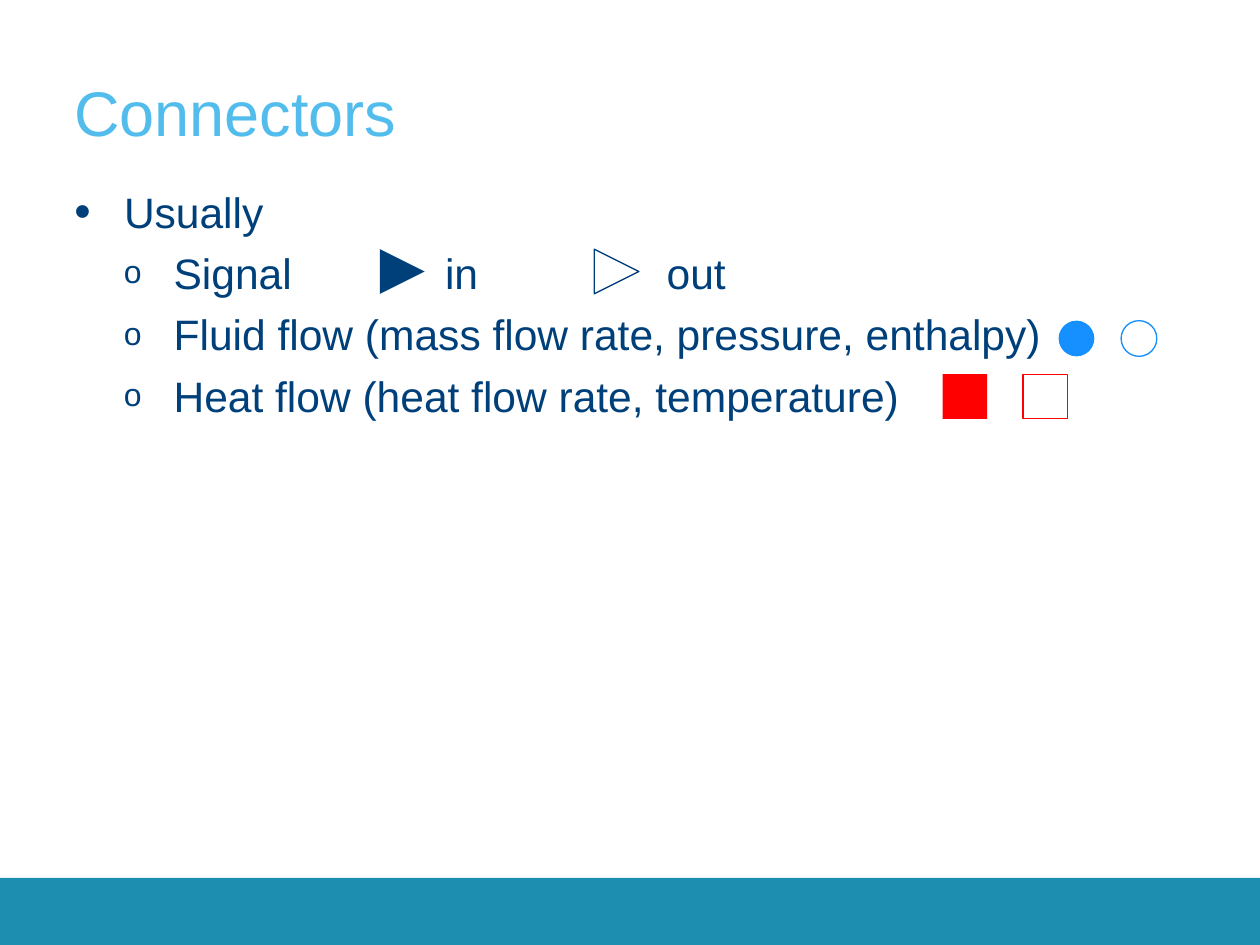
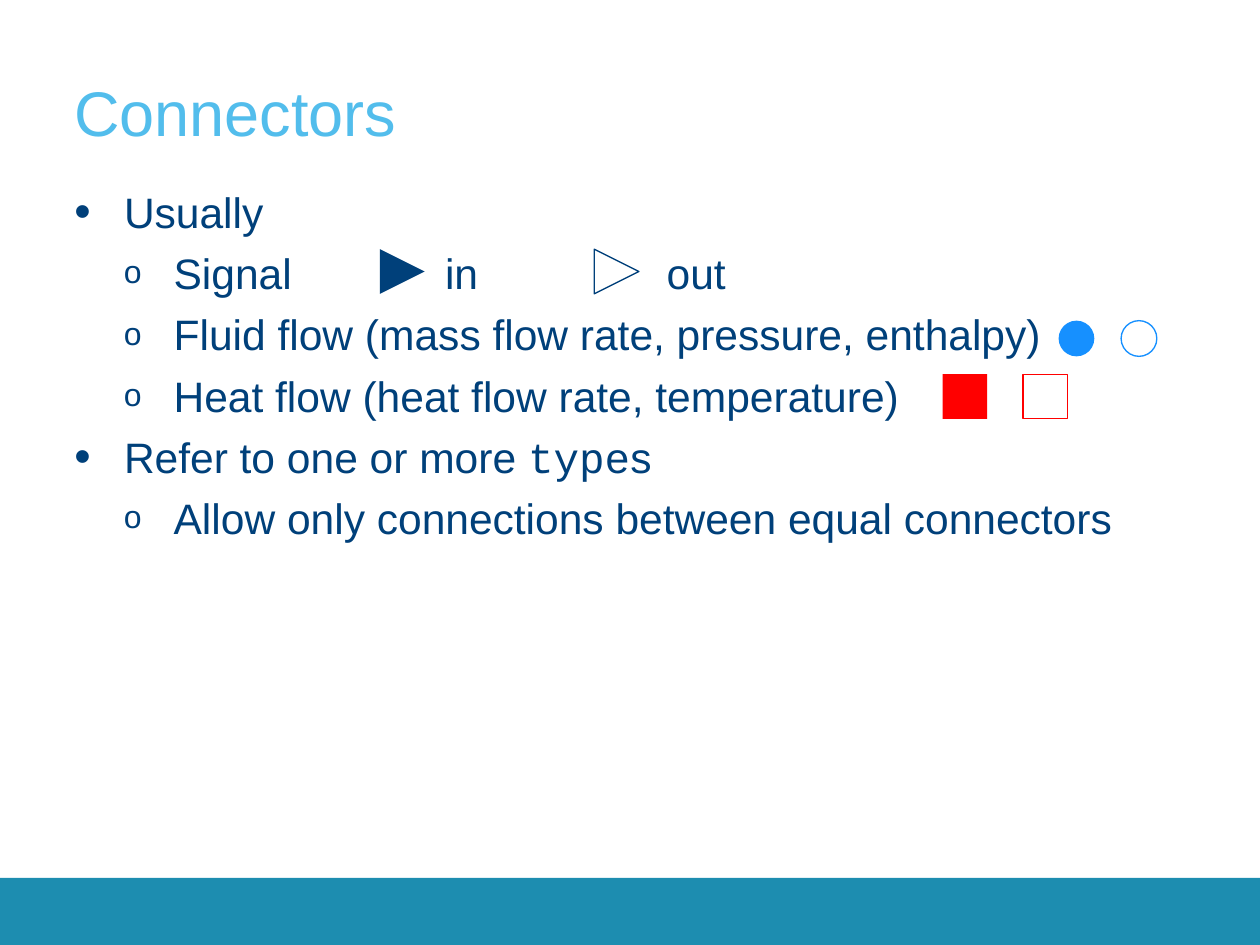
Before and after one commit to aswathnaray/__CrashCourse__, a slide deck: slide 30 of 2017-2018/Presentations/CrashCourse_2016.pptx (slide 26 before the commit). Drawn at 1260x945 pixels with LibreOffice and Linux fonts; fonts in the diff are those of the drawing; background and template pictures are left out. Boxes give left, top, right and bottom in pixels: in the first picture for what was removed or moved away, otherwise in the second. Text is boxed around its words. In the diff, an @@ line names an element or a change of style, - is before the commit and + after.

```diff
--- a/2017-2018/Presentations/CrashCourse_2016.pptx
+++ b/2017-2018/Presentations/CrashCourse_2016.pptx
@@ text at <box>124,442,1112,542</box>: paragraphs added @@
+• Refer to one or more types
+  o Allow only connections between equal connectors
```
Also in this commit, not shown: 14 other slides changed, 14 slides added, 10 slides removed.
